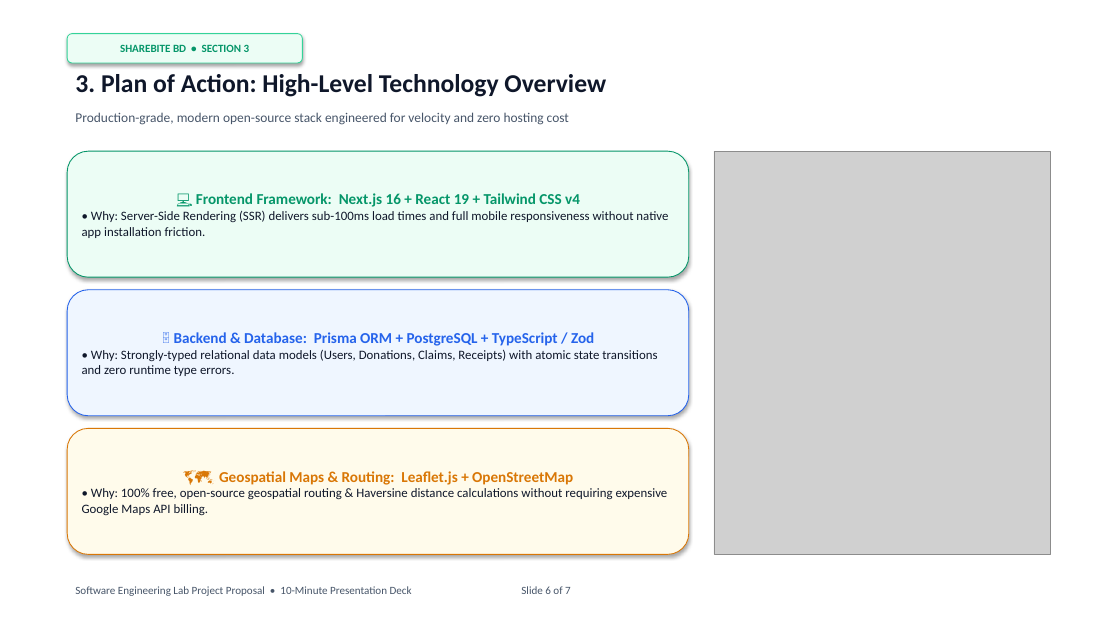
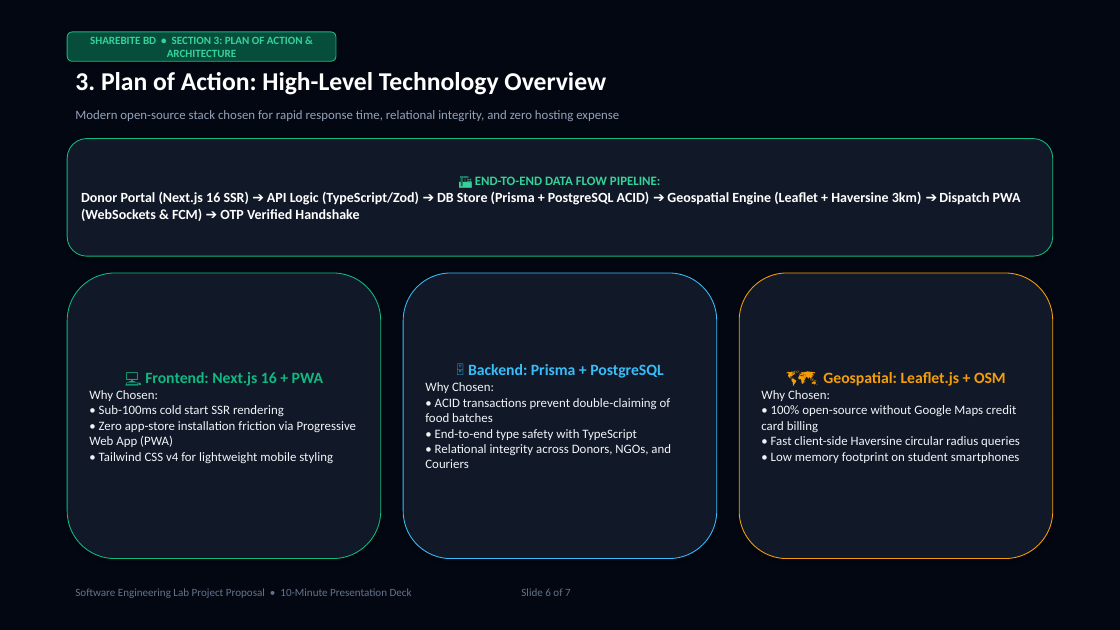
Before and after one commit to mahamudul-hasan7/shearbitebd, a slide deck: slide 6 of ShareBite_BD_SE_Lab_Presentation.pptx. Drawn at 1120x630 pixels with LibreOffice and Linux fonts; fonts in the diff are those of the drawing; grey boxes stand for pictures. Boxes give left, top, right and bottom in pixels: in the first picture for what was removed or moved away, otherwise in the second. Text is boxed around its words. In the diff, an @@ line names an element or a change of style, - is before the commit and + after.

Commit message:
feat(presentation): upgrade to executive dark keynote theme with fresh photorealistic imagery and minimal key points

```diff
--- a/ShareBite_BD_SE_Lab_Presentation.pptx
+++ b/ShareBite_BD_SE_Lab_Presentation.pptx
@@ rectangle added at (x1=0, y1=0, x2=1120, y2=630), fill #030712 @@
@@ rounded rectangle "SHAREBITE BD • SECTION 3: ..." resized from (x1=67, y1=34, x2=302, y2=63) to (x1=67, y1=32, x2=336, y2=61) @@
@@ rounded rectangle "SHAREBITE BD • SECTION 3: ..." at (x1=67, y1=32, x2=336, y2=61): fill #ECFDF5 to #064E3B; outline #34D399 0.75 pt to #10B981 0.75 pt @@
@@ text in rounded rectangle at (x1=90, y1=37, x2=303, y2=57): text changed; text colour #059669 to #34D399 @@
-SHAREBITE BD • SECTION 3
+SHAREBITE BD • SECTION 3: PLAN OF ACTION & ARCHITECTURE
@@ text "3. Plan of Action: High-Level ..." at (x1=75, y1=72, x2=606, y2=95): text colour #0F172A to #FFFFFF @@
@@ text at (x1=75, y1=110, x2=619, y2=121): text changed; size 11.5 to 11 pt; text colour #475569 to #94A3B8 @@
-Production-grade, modern open-source stack engineered for velocity and zero hosting cost
+Modern open-source stack chosen for rapid response time, relational integrity, and zero hosting expense
@@ rounded rectangle "🏗️ END-TO-END DATA FLOW PIPELINE:" resized from (x1=67, y1=151, x2=689, y2=277) to (x1=67, y1=139, x2=1053, y2=256) @@
@@ rounded rectangle "🏗️ END-TO-END DATA FLOW PIPELINE:" at (x1=67, y1=139, x2=1053, y2=256): fill #ECFDF5 to #111827; outline #059669 0.75 pt to #10B981 0.75 pt @@
@@ text in rounded rectangle at (x1=81, y1=176, x2=1021, y2=221): text changed; size 11 to 12 pt; text colour #0F172A to #FFFFFF; bold on @@
-💻 Frontend Framework: Next.js 16 + React 19 + Tailwind CSS v4
-• Why: Server-Side Rendering (SSR) delivers sub-100ms load times and full mobile responsiveness without native app installation friction.
+🏗️ END-TO-END DATA FLOW PIPELINE:
+Donor Portal (Next.js 16 SSR) ➔ API Logic (TypeScript/Zod) ➔ DB Store (Prisma + PostgreSQL ACID) ➔ Geospatial Engine (Leaflet + Haversine 3km) ➔ Dispatch PWA (WebSockets & FCM) ➔ OTP Verified Handshake
@@ picture removed at (x1=714, y1=151, x2=1050, y2=555) @@
@@ rounded rectangle "💻 Frontend: Next.js 16 + ..." resized from (x1=67, y1=290, x2=689, y2=416) to (x1=67, y1=273, x2=381, y2=559) @@
@@ rounded rectangle "💻 Frontend: Next.js 16 + ..." at (x1=67, y1=273, x2=381, y2=559): fill #EFF6FF to #111827; outline #2563EB 0.75 pt to #10B981 0.75 pt @@
@@ rounded rectangle "🗄️ Backend: Prisma + PostgreSQL" resized from (x1=67, y1=429, x2=689, y2=555) to (x1=403, y1=273, x2=717, y2=559) @@
@@ rounded rectangle "🗄️ Backend: Prisma + PostgreSQL" at (x1=403, y1=273, x2=717, y2=559): fill #FFFBEB to #111827; outline #D97706 0.75 pt to #38BDF8 0.75 pt @@
@@ rounded rectangle added at (x1=739, y1=273, x2=1053, y2=559), fill #111827, outline #F59E0B 0.75 pt, 11 pt, text #F1F5F9 @@
+🗺️ Geospatial: Leaflet.js + OSM
+Why Chosen:
+• 100% open-source without Google Maps credit card billing
+• Fast client-side Haversine circular radius queries
+• Low memory footprint on student smartphones
@@ text in rounded rectangle at (x1=89, y1=372, x2=357, y2=463): text changed; text colour #0F172A to #F1F5F9 @@
-🗄️ Backend & Database: Prisma ORM + PostgreSQL + TypeScript / Zod
-• Why: Strongly-typed relational data models (Users, Donations, Claims, Receipts) with atomic state transitions and zero runtime type errors.
+💻 Frontend: Next.js 16 + PWA
+Why Chosen:
+• Sub-100ms cold start SSR rendering
+• Zero app-store installation friction via Progressive Web App (PWA)
+• Tailwind CSS v4 for lightweight mobile styling
@@ text in rounded rectangle at (x1=425, y1=364, x2=671, y2=468): text changed; text colour #0F172A to #F1F5F9 @@
-🗺️ Geospatial Maps & Routing: Leaflet.js + OpenStreetMap
-• Why: 100% free, open-source geospatial routing & Haversine distance calculations without requiring expensive Google Maps API billing.
+🗄️ Backend: Prisma + PostgreSQL
+Why Chosen:
+• ACID transactions prevent double-claiming of food batches
+• End-to-end type safety with TypeScript
+• Relational integrity across Donors, NGOs, and Couriers
@@ text "Software Engineering Lab Project Proposal ..." at (x1=75, y1=588, x2=571, y2=598): text colour #475569 to #64748B @@
```
Also in this commit, not shown: 4 other slides changed, 2 slides added, 2 slides removed, 7 other files.
